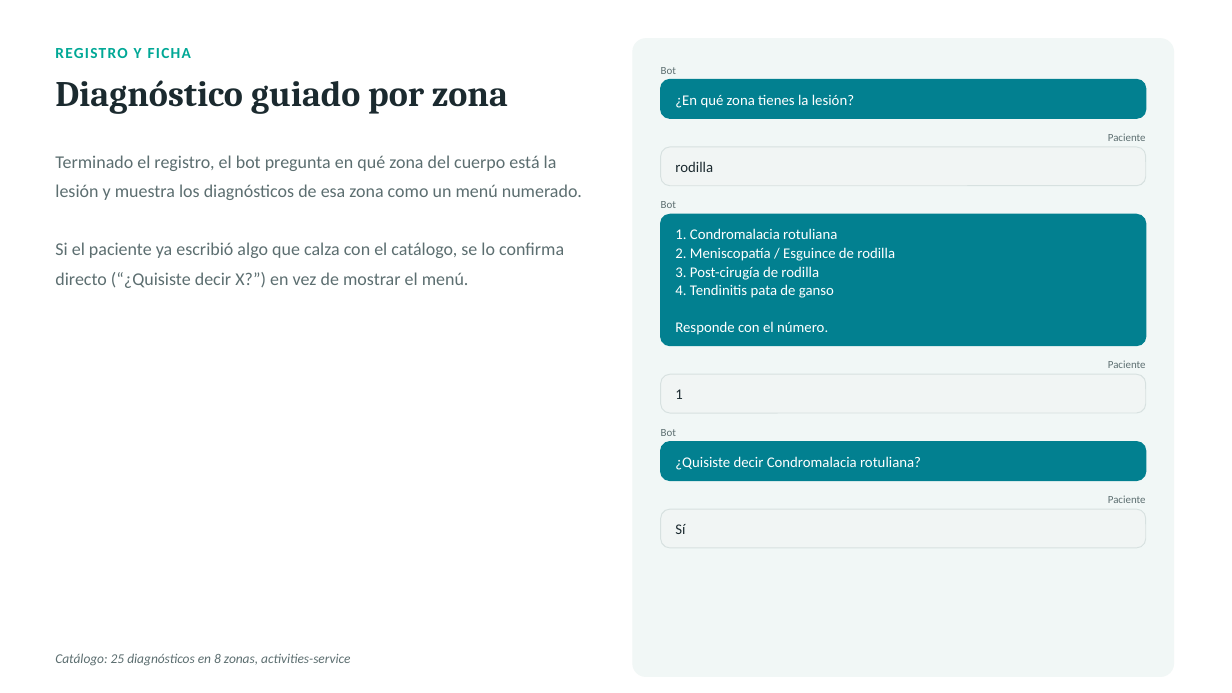
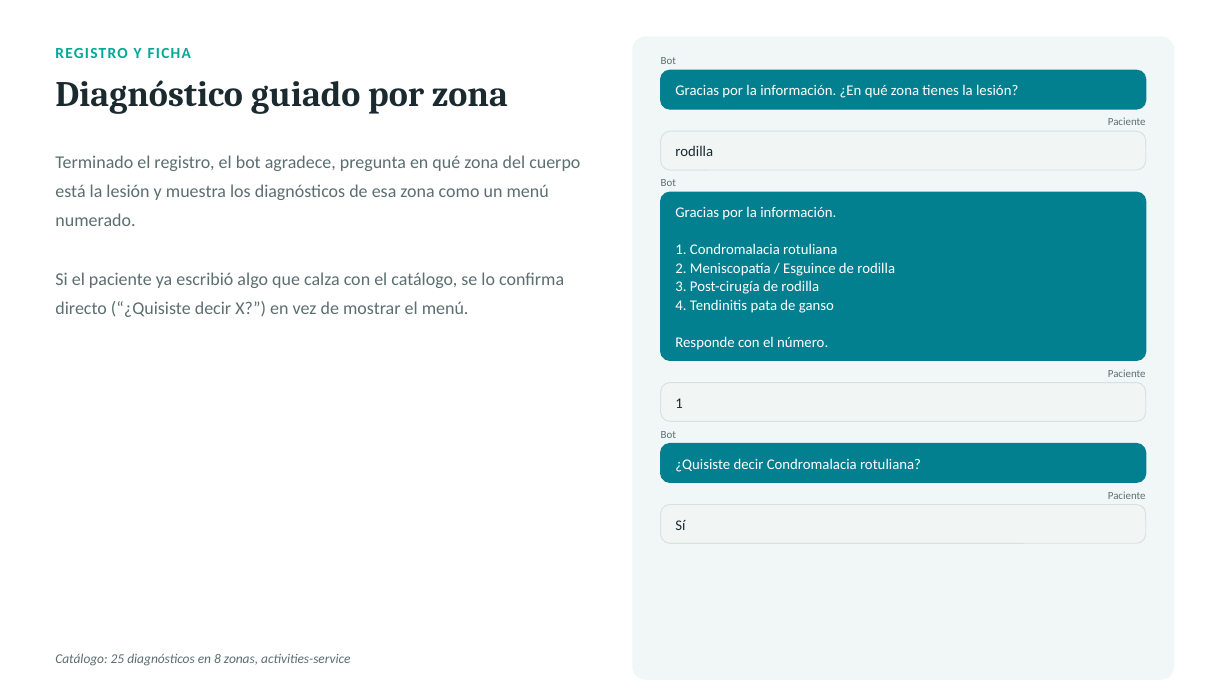
Before and after one commit to rjrodriguezh/meta-ai-agent, a slide deck: slide 4 of docs/flujos_bot_kinesiologia.pptx. Drawn at 1232x693 pixels with LibreOffice and Linux fonts; fonts in the diff are those of the drawing. Boxes give left, top, right and bottom in pixels: in the first picture for what was removed or moved away, otherwise in the second. Text is boxed around its words. In the diff, an @@ line names an element or a change of style, - is before the commit and + after.

```diff
--- a/docs/flujos_bot_kinesiologia.pptx
+++ b/docs/flujos_bot_kinesiologia.pptx
@@ text "Bot": place and size @@
-text "Bot" at <box>661,67,676,74</box>
+text "Bot" at <box>661,57,676,64</box>
@@ rounded rectangle: place and size @@
-rounded rectangle at <box>661,79,1146,118</box>
+rounded rectangle at <box>661,70,1146,109</box>
@@ text at <box>675,84,1018,98</box>: text changed @@
-¿En qué zona tienes la lesión?
+Gracias por la información. ¿En qué zona tienes la lesión?
@@ 2 texts, 1 rounded rectangle: place and size @@
-2 texts, 1 rounded rectangle at <box>661,133,1146,186</box>
+2 texts, 1 rounded rectangle at <box>661,117,1146,170</box>
@@ text at <box>55,155,580,226</box>: text changed @@
-Terminado el registro, el bot pregunta en qué zona del cuerpo está la lesión y muestra los diagnósticos de esa zona como un menú numerado.
+Terminado el registro, el bot agradece, pregunta en qué zona del cuerpo está la lesión y muestra los diagnósticos de esa zona como un menú numerado.
@@ text "Bot": place and size @@
-text "Bot" at <box>661,201,676,208</box>
+text "Bot" at <box>661,179,676,186</box>
@@ rounded rectangle: place and size @@
-rounded rectangle at <box>661,214,1146,346</box>
+rounded rectangle at <box>661,192,1146,360</box>
@@ rounded rectangle at <box>661,192,1146,360</box>: proportions changed @@
@@ text at <box>675,206,836,220</box>: paragraph added @@
+Gracias por la información.
@@ text "Gracias por la información.": place and size @@
-text "Gracias por la información." at <box>675,228,895,335</box>
+text "Gracias por la información." at <box>675,206,895,350</box>
@@ 2 texts, 1 rounded rectangle: place and size @@
-2 texts, 1 rounded rectangle at <box>661,360,1146,413</box>
+2 texts, 1 rounded rectangle at <box>661,369,1146,421</box>
@@ 2 texts, 1 rounded rectangle: place and size @@
-2 texts, 1 rounded rectangle at <box>661,495,1146,548</box>
+2 texts, 1 rounded rectangle at <box>661,491,1146,543</box>
```
Also in this commit, not shown: 5 other slides changed, 1 slide added, 4 other files.
